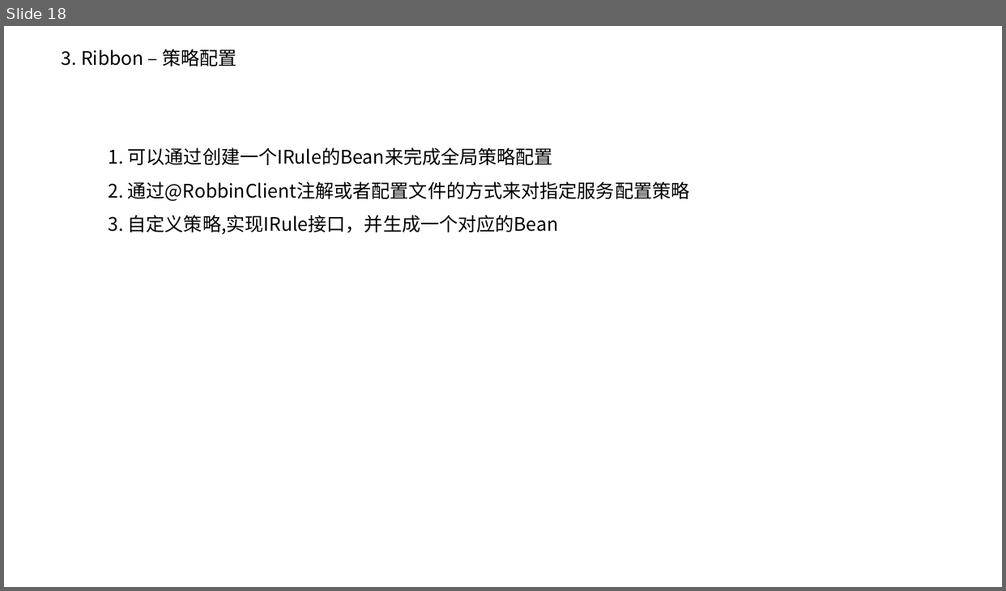
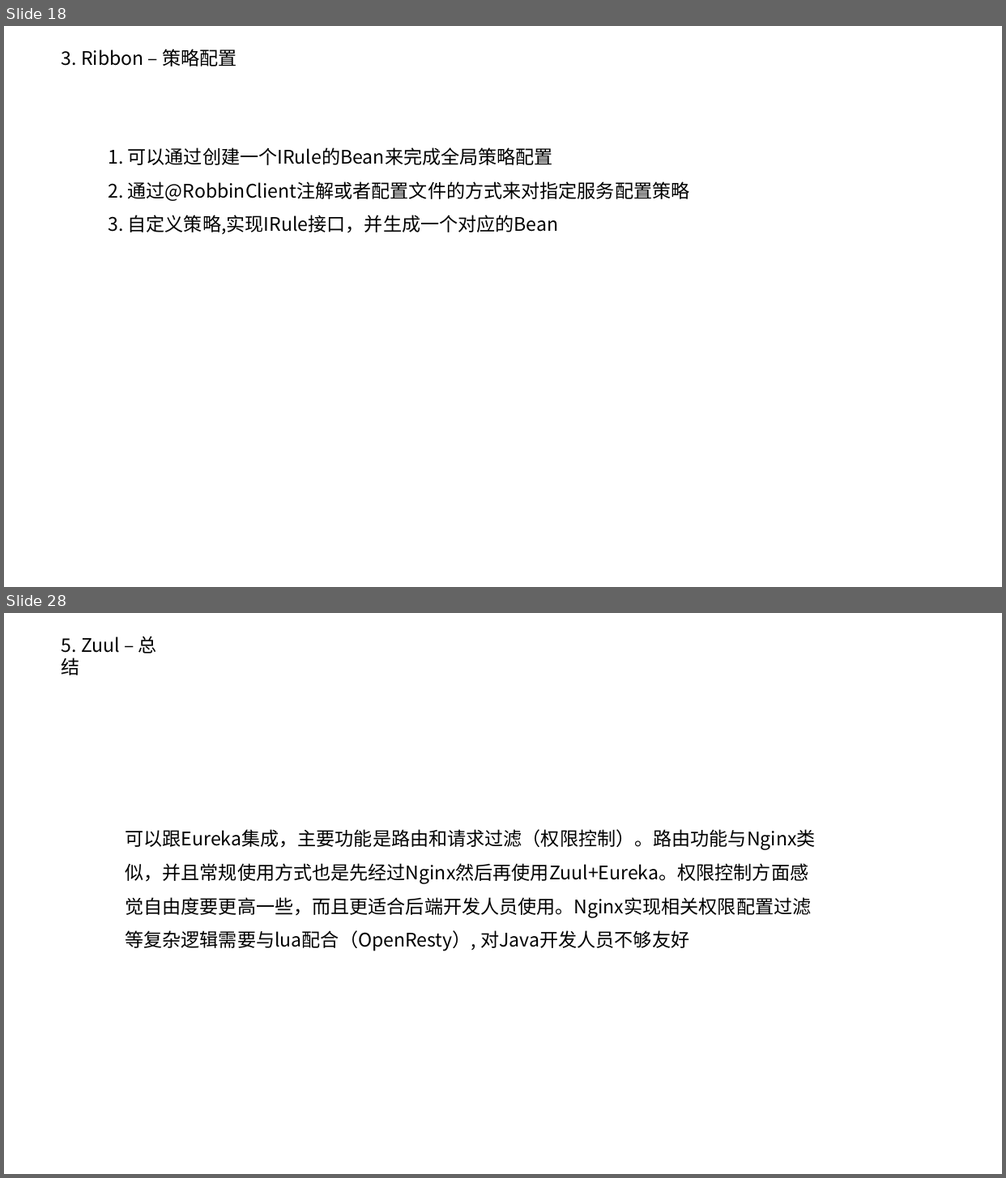
Before and after one commit to pd269hao/demo, a slide deck: doc/技术分享-SpringCloud-20190708.pptx. Shown one above the other, each under a label of ours: slide 18 before the commit, slides 18 and 28 after it; the slides between them are not shown. The pictures are 1006x591 and 1006x1178 pixels, drawn with LibreOffice and Linux fonts; fonts in the diff are those of the drawing; background and template pictures are left out. Boxes give left, top, right and bottom in pixels: in the first picture for what was removed or moved away, otherwise in the second. Text is boxed around its words. In the diff, an @@ line names an element or a change of style, - is before the commit and + after.

```diff
--- a/doc/技术分享-SpringCloud-20190708.pptx
+++ b/doc/技术分享-SpringCloud-20190708.pptx
@@ slide 28 added at (4,613,1002,1174), background #FFFFFF @@
@@ text added at (62,636,157,675), 18 pt, text #000000 @@
+5. Zuul – 总结
@@ text added at (125,829,815,952), 18 pt, text #000000 @@
+可以跟Eureka集成，主要功能是路由和请求过滤（权限控制）。路由功能与Nginx类似，并且常规使用方式也是先经过Nginx然后再使用Zuul+Eureka。权限控制方面感觉自由度要更高一些，而且更适合后端开发人员使用。Nginx实现相关权限配置过滤等复杂逻辑需要与lua配合（OpenResty）, 对Java开发人员不够友好
```
Also in this commit, not shown: 1 slide changed, 12 other slides added, 13 slides removed, 2 other files.
